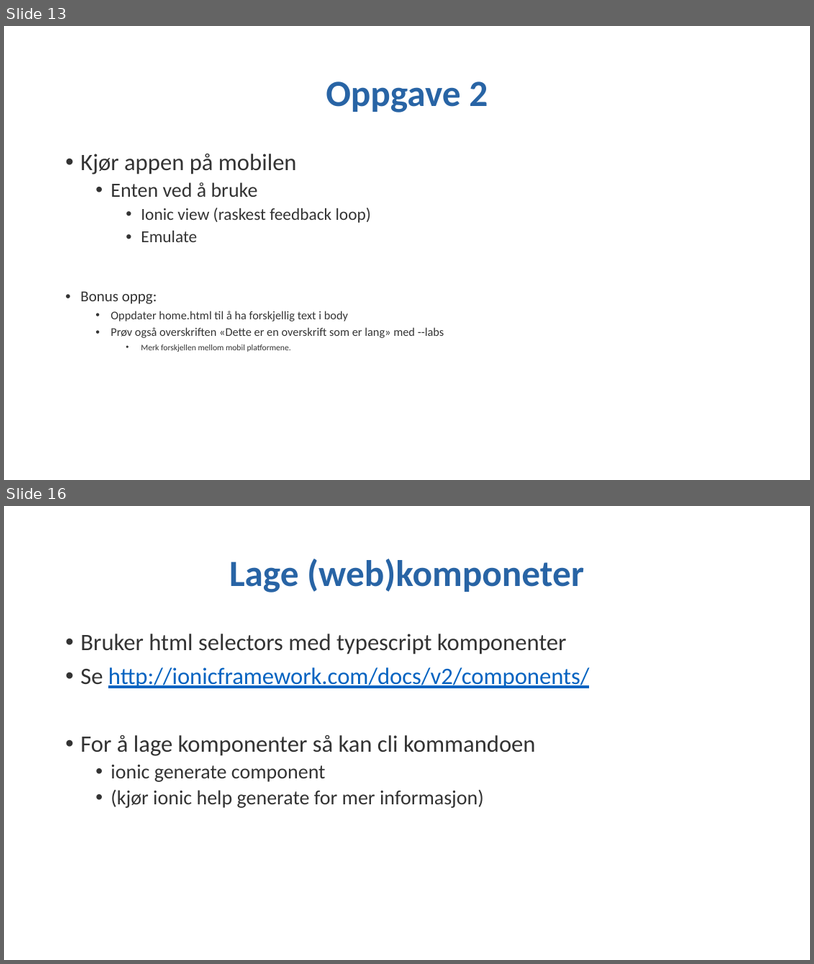
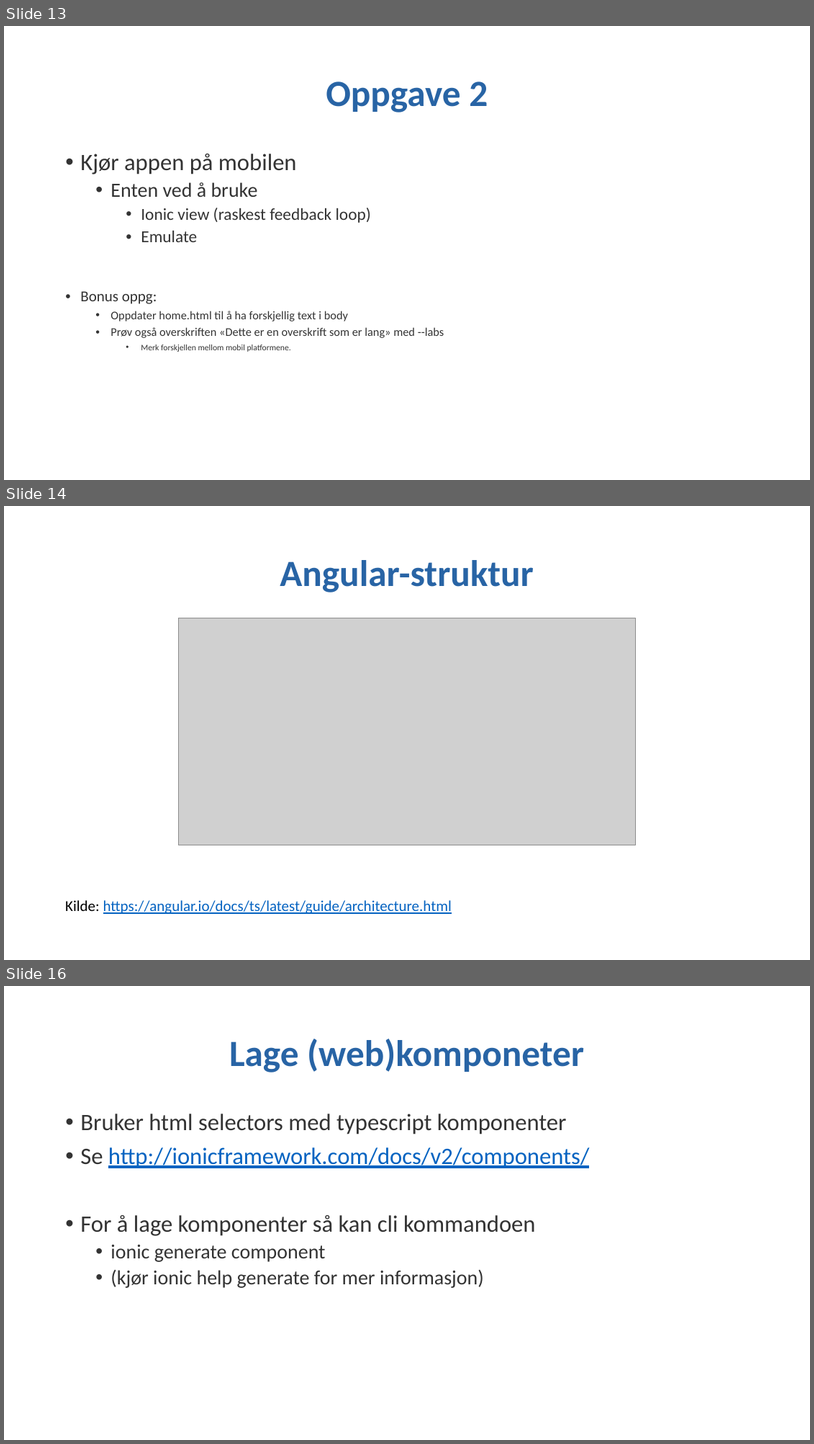
Before and after one commit to stiasta/foredrag, a slide deck: Ionic 2 workshop/Ionic 2 workshop.pptx. Shown one above the other, each under a label of ours: slides 13 and 16 before the commit, slides 13, 14 and 16 after it; the slides between them are not shown. The pictures are 814x964 and 814x1444 pixels, drawn with LibreOffice and Linux fonts; fonts in the diff are those of the drawing; grey boxes stand for pictures; background and template pictures are left out. Boxes give left, top, right and bottom in pixels: in the first picture for what was removed or moved away, otherwise in the second. Text is boxed around its words. In the diff, an @@ line names an element or a change of style, - is before the commit and + after.

```diff
--- a/Ionic 2 workshop/Ionic 2 workshop.pptx
+++ b/Ionic 2 workshop/Ionic 2 workshop.pptx
@@ slide 14 added at (4, 506, 810, 960), background #FFFFFF @@
@@ title added at (280, 560, 534, 592), 44 pt, text #2864A5, bold @@
+Angular-struktur
@@ picture added at (179, 618, 635, 845) @@
@@ text added at (65, 900, 452, 914), 18 pt, text #0563C1, underline @@
+Kilde: https://angular.io/docs/ts/latest/guide/architecture.html
```
Also in this commit, not shown: 3 slides changed, 5 other slides added, 1 slide removed.
